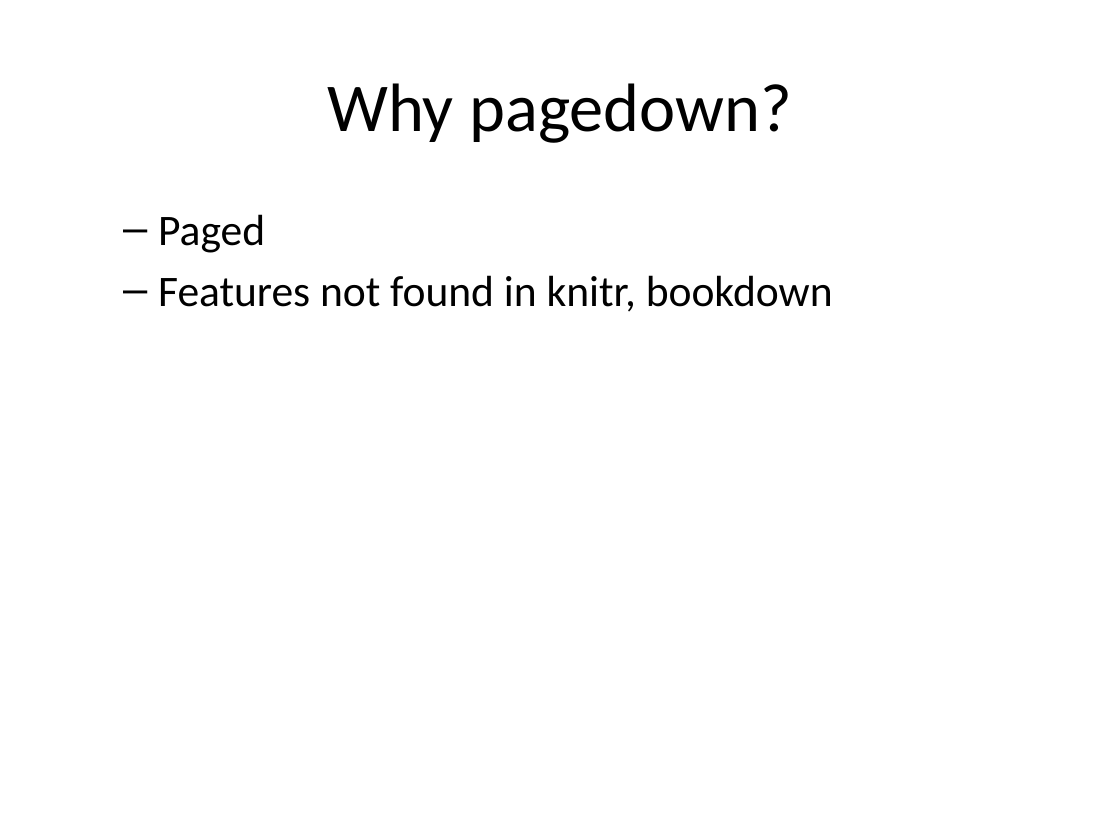
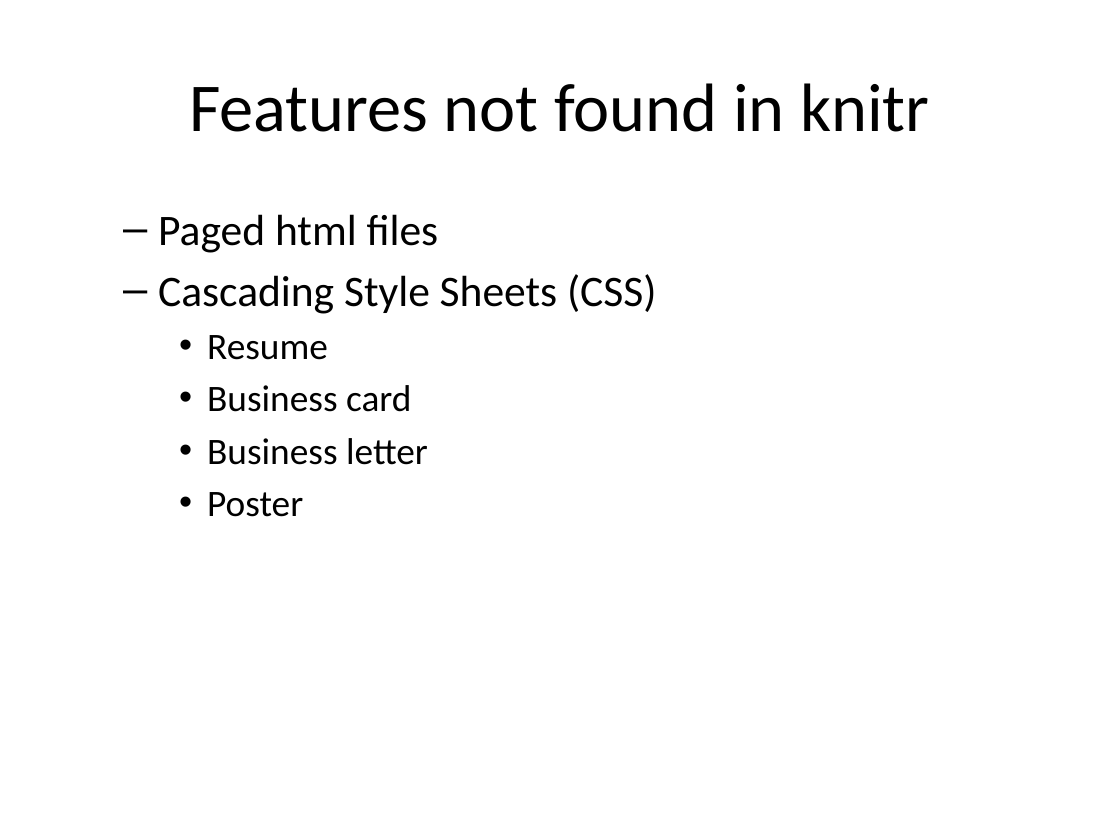
Before and after one commit to pmean/posters-with-pagedown, a slide deck: slide 14 of src/posters.pptx. Drawn at 1120x840 pixels with LibreOffice and Linux fonts; fonts in the diff are those of the drawing. Boxes give left, top, right and bottom in pixels: in the first picture for what was removed or moved away, otherwise in the second. Text is boxed around its words. In the diff, an @@ line names an element or a change of style, - is before the commit and + after.

Commit message:
Integrated text from poster-jacobs

```diff
--- a/src/posters.pptx
+++ b/src/posters.pptx
@@ title at bbox=[189, 83, 929, 132]: text changed @@
-Why pagedown?
+Features not found in knitr
@@ text at bbox=[158, 214, 657, 517]: text changed @@
-  – Paged
-  – Features not found in knitr, bookdown
+  – Paged html files
+  – Cascading Style Sheets (CSS)
+    • Resume
+    • Business card
+    • Business letter
+    • Poster
```
Also in this commit, not shown: 2 other slides changed, 20 slides added, 7 other files.
